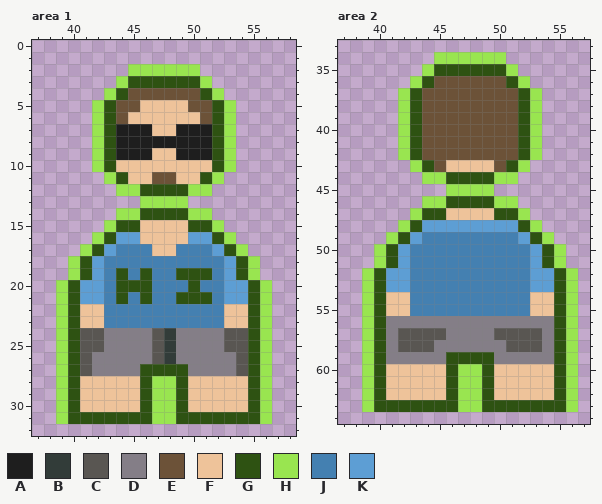
Pixel-art file, stored at Assets/npcs/npcs.aseprite. Above: the version before the commit.
320x128 pixels, 1 frame. Colours within 5 levels of each other are drawn and written as one. Shown: area 1: x 37..58, y 0..32; area 2: x 37..57, y 33..64. The commit also changed other parts of the picture, which this record leaves out.
Palette (. is transparent): A #1e1e1e  B #323c39  C #595652  D #847e87  E #6c5238  F #eec39a  G #2e5212  H #99e550  J #4480b1  K #5d9ed4
Pixels before, area 1, first column x 39:
 2 ......HHHHHH......
 3 .....HGGGGGGH.....
 4 ....HGEEEEEEGH....
 5 ...HGEEFFFFEEGH...
 6 ...HGEFFFFFFEGH...
 7 ...HGAAAFFAAAGH...
 8 ...HGAAAAAAAAGH...
 9 ...HGAAAFFAAAGH...
10 ...HGFFFFFFFFGH...
11 ....HGFFEEFFGH....
12 .....HHGGGGHH.....
13 .......HHHH.......
14 .....HHGGGGHH.....
15 ....HGGFFFFGGH....
16 ...HGKKFFFFKKGH...
17 ..HGKJJJFFJJJKGH..
18 .HGKJJJJJJJJJJKGH.
19 .HGKJGJGJJGGGJKGH.
20 HGKKJGGGJJJGJJKKGH
21 HGKKJGJGJJGGGJKKGH
22 HGFFJJJJJJJJJJFFGH
23 HGFFJJJJJJJJJJFFGH
24 HGCCDDDDCBDDDDCCGH
25 HGCCDDDDCBDDDDCCGH
26 HGCDDDDDCBDDDDDCGH
27 HGCDDDDGGGGDDDDCGH
28 HGFFFFFGHHGFFFFFGH
29 HGFFFFFGHHGFFFFFGH
30 HGFFFFFGHHGFFFFFGH
31 HGGGGGGGHHGGGGGGGH
Pixels before, area 2, first column x 39:
34 ......HHHHHH......
35 .....HGGGGGGH.....
36 ....HGEEEEEEGH....
37 ...HGEEEEEEEEGH...
38 ...HGEEEEEEEEGH...
39 ...HGEEEEEEEEGH...
40 ...HGEEEEEEEEGH...
41 ...HGEEEEEEEEGH...
42 ...HGEEEEEEEEGH...
43 ....HGEFFFFEGH....
44 .....HHGGGGHH.....
45 .......HHHH.......
46 .....HHGGGGHH.....
47 ....HGGFFFFGGH....
48 ...HGKKKKKKKKGH...
49 ..HGKJJJJJJJJKGH..
50 .HGKJJJJJJJJJJKGH.
51 .HGKJJJJJJJJJJKGH.
52 HGKKJJJJJJJJJJKKGH
53 HGKKJJJJJJJJJJKKGH
54 HGFFJJJJJJJJJJFFGH
55 HGFFJJJJJJJJJJFFGH
56 HGDDDDDDDDDDDDDDGH
57 HGDCCCCDDDDCCCCDGH
58 HGDCCCDDDDDDCCCDGH
59 HGDDDDDGGGGDDDDDGH
60 HGFFFFFGHHGFFFFFGH
61 HGFFFFFGHHGFFFFFGH
62 HGFFFFFGHHGFFFFFGH
63 HGGGGGGGHHGGGGGGGH
New version:
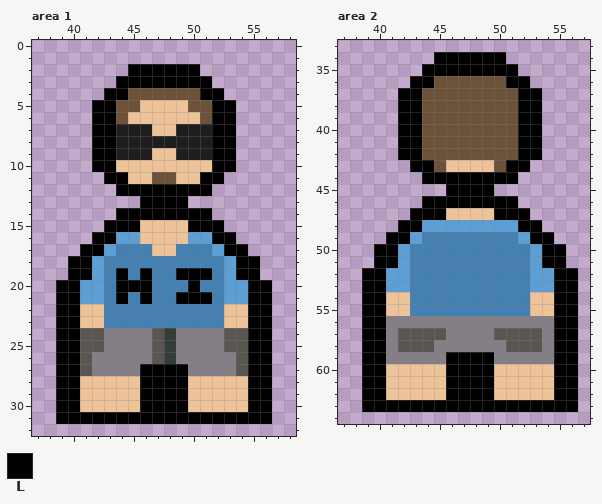
Colours new in this view: L #000000
The exact change:
Area 1:
y 2: x 45..50 HHHHHH -> LLLLLL
y 3: x 44..51 HGGGGGGH -> LLLLLLLL
y 4: x 43..44 HG -> LL; x 51..52 GH -> LL
y 5..10: x 42..43 HG -> LL; x 52..53 GH -> LL
y 11: x 43..44 HG -> LL; x 51..52 GH -> LL
y 12: x 44..51 HHGGGGHH -> LLLLLLLL
y 13: x 46..49 HHHH -> LLLL
y 14: x 44..51 HHGGGGHH -> LLLLLLLL
y 15: x 43..45 HGG -> LLL; x 50..52 GGH -> LLL
y 16: x 42..43 HG -> LL; x 52..53 GH -> LL
y 17: x 41..42 HG -> LL; x 53..54 GH -> LL
y 18: x 40..41 HG -> LL; x 54..55 GH -> LL
y 19: x 40..41 HG -> LL; x 44 G -> L; x 46 G -> L; x 49..51 GGG -> LLL; x 54..55 GH -> LL
y 20: x 39..40 HG -> LL; x 44..46 GGG -> LLL; x 50 G -> L; x 55..56 GH -> LL
y 21: x 39..40 HG -> LL; x 44 G -> L; x 46 G -> L; x 49..51 GGG -> LLL; x 55..56 GH -> LL
y 22..26: x 39..40 HG -> LL; x 55..56 GH -> LL
y 27: x 39..40 HG -> LL; x 46..49 GGGG -> LLLL; x 55..56 GH -> LL
y 28..30: x 39..40 HG -> LL; x 46..49 GHHG -> LLLL; x 55..56 GH -> LL
y 31: x 39..56 HGGGGGGGHHGGGGGGGH -> LLLLLLLLLLLLLLLLLL
Area 2:
y 34: x 45..50 HHHHHH -> LLLLLL
y 35: x 44..51 HGGGGGGH -> LLLLLLLL
y 36: x 43..44 HG -> LL; x 51..52 GH -> LL
y 37..42: x 42..43 HG -> LL; x 52..53 GH -> LL
y 43: x 43..44 HG -> LL; x 51..52 GH -> LL
y 44: x 44..51 HHGGGGHH -> LLLLLLLL
y 45: x 46..49 HHHH -> LLLL
y 46: x 44..51 HHGGGGHH -> LLLLLLLL
y 47: x 43..45 HGG -> LLL; x 50..52 GGH -> LLL
y 48: x 42..43 HG -> LL; x 52..53 GH -> LL
y 49: x 41..42 HG -> LL; x 53..54 GH -> LL
y 50..51: x 40..41 HG -> LL; x 54..55 GH -> LL
y 52..58: x 39..40 HG -> LL; x 55..56 GH -> LL
y 59: x 39..40 HG -> LL; x 46..49 GGGG -> LLLL; x 55..56 GH -> LL
y 60..62: x 39..40 HG -> LL; x 46..49 GHHG -> LLLL; x 55..56 GH -> LL
y 63: x 39..56 HGGGGGGGHHGGGGGGGH -> LLLLLLLLLLLLLLLLLL
Where, in picture pixels (left, top, right, bottom), the same in both pictures:
changed: (56, 64, 272, 424)
changed: (362, 52, 578, 412)
